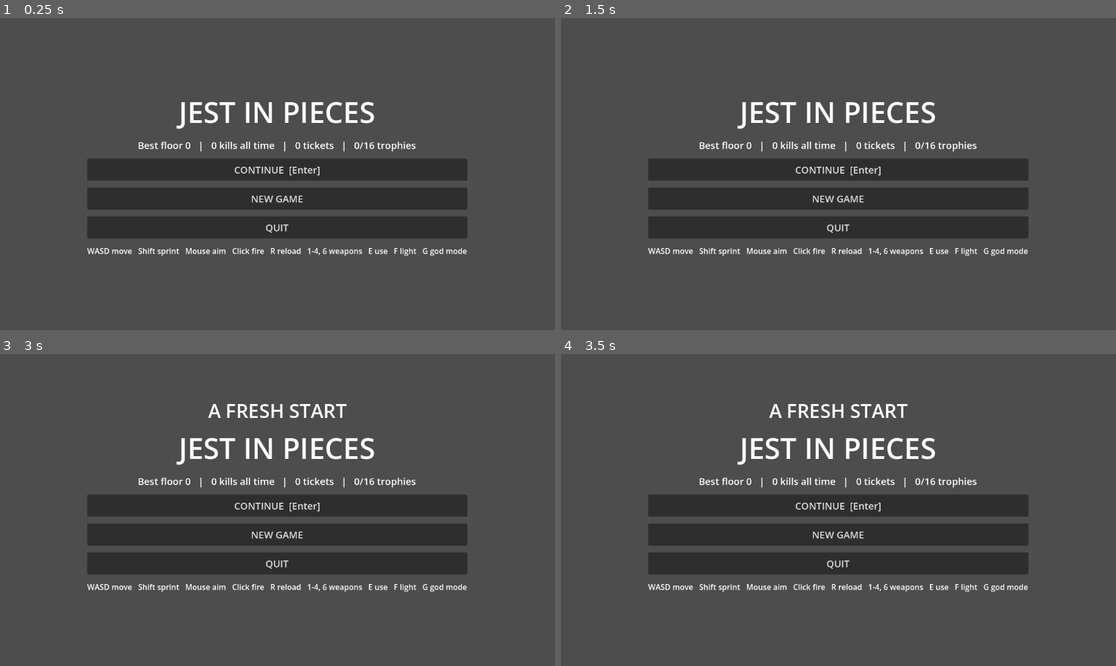
Above: before the commit, frames 1-4 (two rows, left to right).
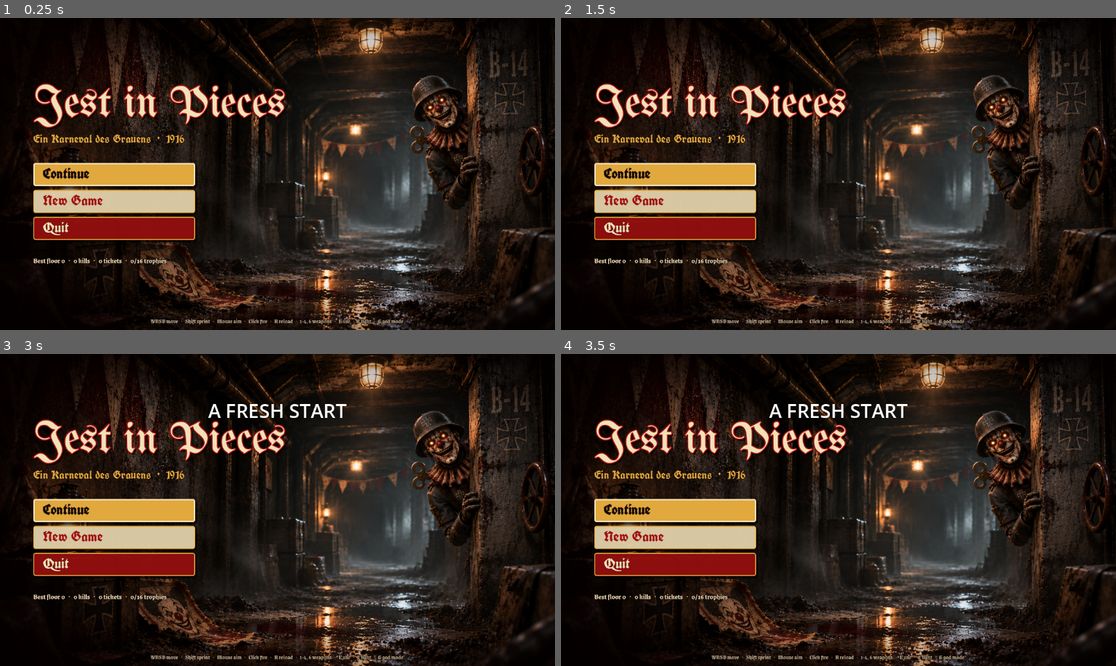
Above: after the commit, the same moments.

Repository: Accof/Jest-In-Pieces
Game: Godot game, scene res://scenes/game.tscn
Same seed, same stepped clock (60 frames per second), same inputs: the game is played once before the commit and once after it.
Inputs:
- Up to frame 1 (0.25 s): no input
- Up to frame 2 (1.5 s): click "NEW GAME" (after the commit: "New Game") at 0.5 s; click "No [Esc]" at 1.25 s
- Up to frame 3 (3 s): click "NEW GAME" (after the commit: "New Game") at 2 s; click "Yes, wipe it all" at 2.75 s
- Up to frame 4 (3.5 s): no input

The runs differ from the first frame. In frame 1, 93% of the frame differs, in the area x 0-100%, y 0-100%; in frame 2, 93%; in frame 3, 93%; in frame 4, 93%.

Commit message:
Title screen: crossfading splash paintings, Fraktur menu in carnival colours
- MainMenu (scripts/ui/main_menu.gd): Andrew's two splash images
  (art/ui/menu) fade into each other every 7 s with a slow push-in, under a
  vignette darkened on the left. Title "Jest in Pieces" in UnifrakturMaguntia,
  cream with a circus-red outline; "Ein Karneval des Grauens · 1916" in gold;
  Continue / New Game / Quit in UnifrakturCook on buttons alternating red and
  cream like bunting, gold-edged, gold when hovered or focused; small print
  in Grenze Gotisch. Fonts are OFL (licences in art/ui/fonts).
- game.gd builds it and opens it from _show_menu, closes it on leaving.
- Dev scene look_menu films it.

Co-Authored-By: Claude Opus 5.5 <noreply@anthropic.com>
Claude-Session: https://claude.ai/code/session_01G887uisKmon25i3LWazTe9

Diff:
--- /dev/null
+++ b/scenes/look_menu.tscn
@@ -0,0 +1,4 @@
+[gd_scene load_steps=2 format=3]
+[ext_resource type="Script" path="res://scripts/dev/look_menu.gd" id="1"]
+[node name="Look" type="Node"]
+script = ExtResource("1")
--- /dev/null
+++ b/scripts/dev/look_menu.gd
@@ -0,0 +1,27 @@
+extends Node
+## Dev: the title screen, filmed: /tmp/k/menu_*.png (needs a window).
+func _ready() -> void:
+	Engine.set_meta(&"test_save", true)
+	var game: Node = load("res://scenes/game.tscn").instantiate()
+	add_child(game)
+	for i in 10:
+		await get_tree().process_frame
+	var mm: MainMenu = game.main_menu
+	print("menu visible %s, buttons %d, state %d" % [mm.visible, mm.buttons.size(), game.state])
+	mm.hold_seconds = 1.0
+	mm.fade_seconds = 1.0
+	var t := 0.0
+	var k := 0
+	while k < 6:
+		await get_tree().process_frame
+		t += get_process_delta_time()
+		if t > 0.5 * k:
+			get_viewport().get_texture().get_image().save_png("/tmp/k/menu_%d.png" % k)
+			k += 1
+	print("fades %d, now showing %d" % [mm.fades, mm.current])
+	# hover the second button
+	mm.buttons[1].grab_focus()
+	await get_tree().process_frame
+	await get_tree().process_frame
+	get_viewport().get_texture().get_image().save_png("/tmp/k/menu_focus.png")
+	get_tree().quit()
--- a/scripts/game/game.gd
+++ b/scripts/game/game.gd
@@ -63,6 +63,7 @@
 var _exit: Node3D
 var _exit_light: OmniLight3D
 var _ui: CanvasLayer
+var main_menu: MainMenu
 var _hud: Label
 var _health_bar: ProgressBar
 var _banner: Label
@@ -681,6 +682,9 @@
 
 # --- interface ------------------------------------------------------------------
 func _build_ui() -> void:
+	main_menu = MainMenu.new()
+	main_menu.name = "MainMenu"
+	add_child(main_menu)
 	_ui = CanvasLayer.new()
 	_ui.layer = 5
 	add_child(_ui)
@@ -720,6 +724,8 @@
 	Input.mouse_mode = Input.MOUSE_MODE_CAPTURED if s in [State.PLAYING, State.BASE] else Input.MOUSE_MODE_VISIBLE
 	for n in _panel.get_children():
 		n.queue_free()
+	if s != State.MENU and main_menu:
+		main_menu.close()
 	_hud.visible = s in [State.PLAYING, State.UPGRADE, State.BASE]
 	_health_bar.visible = _hud.visible
 	match s:
@@ -745,12 +751,9 @@
 	if is_instance_valid(player):
 		player.queue_free()
 	_set_state(State.MENU)
-	_title("JEST IN PIECES", 60)
-	_title("Best floor %d   |   %d kills all time   |   %d tickets   |   %d/%d trophies" % [int(save.best_floor), int(save.total_kills), int(save.tickets), (save.get("trophies", []) as Array).size(), Records.TROPHIES.size()], 20)
-	_button("CONTINUE  [Enter]", go_base)
-	_button("NEW GAME", new_game)
-	_button("QUIT", get_tree().quit)
-	_title("WASD move   Shift sprint   Mouse aim   Click fire   R reload   1-4, 6 weapons   E use   F light   G god mode", 16)
+	main_menu.open([["Continue", go_base], ["New Game", new_game], ["Quit", get_tree().quit]],
+		"Best floor %d   ·   %d kills   ·   %d tickets   ·   %d/%d trophies" % [int(save.best_floor), int(save.total_kills), int(save.tickets), (save.get("trophies", []) as Array).size(), Records.TROPHIES.size()],
+		"WASD move   ·   Shift sprint   ·   Mouse aim   ·   Click fire   ·   R reload   ·   1-4, 6 weapons   ·   E use   ·   F light   ·   G god mode")
 
 
 func _title(text: String, size: int) -> void:
--- /dev/null
+++ b/scripts/ui/main_menu.gd
@@ -0,0 +1,226 @@
+class_name MainMenu
+extends CanvasLayer
+## The title screen: the two splash paintings (the Klappersoldat peering
+## round a bunker corner; the clown mask in the trench mud with the burning
+## fair beyond) drifting slowly and fading one into the other, under a
+## vignette; the title and the menu in German blackletter (Fraktur) in
+## fairground colours: cream and gold on circus red, the buttons alternating
+## red and cream like the bunting.
+##
+## Fonts: UnifrakturMaguntia (title), UnifrakturCook (menu), Grenze Gotisch
+## (small print); all SIL Open Font License (art/ui/fonts/OFL-*.txt).
+
+const SPLASHES := ["res://art/ui/menu/menu_bunker.png", "res://art/ui/menu/menu_trench.png"]
+const TITLE_FONT := "res://art/ui/fonts/UnifrakturMaguntia.ttf"
+const MENU_FONT := "res://art/ui/fonts/UnifrakturCook-Bold.ttf"
+const SMALL_FONT := "res://art/ui/fonts/GrenzeGotisch-Bold.ttf"
+
+const RED := Color(0.62, 0.06, 0.06)
+const DARK_RED := Color(0.32, 0.02, 0.03)
+const CREAM := Color(0.95, 0.88, 0.72)
+const GOLD := Color(0.88, 0.66, 0.24)
+const INK := Color(0.08, 0.03, 0.03)
+
+## Seconds each painting is shown, and how long the fade between them takes.
+@export var hold_seconds := 7.0
+@export var fade_seconds := 2.5
+## How far each painting slowly pushes in while it is up.
+@export var drift_zoom := 0.06
+
+var current := 0                     ## which painting is up (tests)
+var fades := 0                       ## how many fades so far (tests)
+var buttons: Array[Button] = []
+
+var _pics: Array[TextureRect] = []
+var _t := 0.0
+var _fading := false
+var _menu: Control
+
+
+func _ready() -> void:
+	layer = 4
+	process_mode = Node.PROCESS_MODE_ALWAYS
+	var root := Control.new()
+	root.set_anchors_and_offsets_preset(Control.PRESET_FULL_RECT)
+	root.mouse_filter = Control.MOUSE_FILTER_IGNORE
+	add_child(root)
+	var black := ColorRect.new()
+	black.color = Color.BLACK
+	black.set_anchors_and_offsets_preset(Control.PRESET_FULL_RECT)
+	black.mouse_filter = Control.MOUSE_FILTER_IGNORE
+	root.add_child(black)
+	for i in SPLASHES.size():
+		var tr := TextureRect.new()
+		tr.texture = load(SPLASHES[i])
+		tr.expand_mode = TextureRect.EXPAND_IGNORE_SIZE
+		tr.stretch_mode = TextureRect.STRETCH_KEEP_ASPECT_COVERED
+		tr.set_anchors_and_offsets_preset(Control.PRESET_FULL_RECT)
+		tr.mouse_filter = Control.MOUSE_FILTER_IGNORE
+		tr.modulate.a = 1.0 if i == 0 else 0.0
+		root.add_child(tr)
+		_pics.append(tr)
+	# darken the left, where the menu sits, and the edges
+	var shade := TextureRect.new()
+	shade.texture = _vignette()
+	shade.expand_mode = TextureRect.EXPAND_IGNORE_SIZE
+	shade.stretch_mode = TextureRect.STRETCH_SCALE
+	shade.set_anchors_and_offsets_preset(Control.PRESET_FULL_RECT)
+	shade.mouse_filter = Control.MOUSE_FILTER_IGNORE
+	root.add_child(shade)
+	_menu = Control.new()
+	_menu.set_anchors_and_offsets_preset(Control.PRESET_FULL_RECT)
+	_menu.mouse_filter = Control.MOUSE_FILTER_IGNORE
+	root.add_child(_menu)
+	visible = false
+	set_process(false)
+
+
+## Show the title screen with these menu entries ([text, Callable] pairs) and
+## a line of small print (records) under the title.
+func open(entries: Array, small_print: String, help: String) -> void:
+	visible = true
+	set_process(true)
+	for n in _menu.get_children():
+		n.queue_free()
+	buttons.clear()
+	var u := maxf(get_viewport().get_visible_rect().size.y / 1080.0, 0.45)
+	var col := VBoxContainer.new()
+	col.anchor_left = 0.06
+	col.anchor_right = 0.06
+	col.anchor_top = 0.5
+	col.anchor_bottom = 0.5
+	col.grow_vertical = Control.GROW_DIRECTION_BOTH
+	col.add_theme_constant_override("separation", int(14 * u))
+	_menu.add_child(col)
+	var title := _label("Jest in Pieces", TITLE_FONT, 150 * u, CREAM, RED, 16 * u)
+	title.add_theme_color_override("font_shadow_color", Color(0, 0, 0, 0.85))
+	title.add_theme_constant_override("shadow_offset_x", int(6 * u))
+	title.add_theme_constant_override("shadow_offset_y", int(8 * u))
+	col.add_child(title)
+	var sub := _label("Ein Karneval des Grauens  ·  1916", MENU_FONT, 40 * u, GOLD, INK, 8 * u)
+	col.add_child(sub)
+	var gap := Control.new()
+	gap.custom_minimum_size.y = 30 * u
+	col.add_child(gap)
+	for i in entries.size():
+		var b := _button(String(entries[i][0]), i, u)
+		b.pressed.connect(entries[i][1])
+		col.add_child(b)
+		buttons.append(b)
+	var gap2 := Control.new()
+	gap2.custom_minimum_size.y = 24 * u
+	col.add_child(gap2)
+	col.add_child(_label(small_print, SMALL_FONT, 26 * u, CREAM, INK, 6 * u))
+	var hint := _label(help, SMALL_FONT, 20 * u, Color(CREAM, 0.75), INK, 5 * u)
+	hint.anchor_left = 0.0
+	hint.anchor_right = 1.0
+	hint.anchor_top = 1.0
+	hint.anchor_bottom = 1.0
+	hint.offset_top = -46 * u
+	hint.horizontal_alignment = HORIZONTAL_ALIGNMENT_CENTER
+	_menu.add_child(hint)
+	if not buttons.is_empty():
+		buttons[0].grab_focus()
+
+
+func close() -> void:
+	visible = false
+	set_process(false)
+
+
+func _process(d: float) -> void:
+	_t += d
+	var n := _pics.size()
+	# the one that is up pushes in slowly; the next one waits zoomed out
+	for i in n:
+		var p := _pics[i]
+		p.pivot_offset = p.size * 0.5
+		var age := _t if i == current else 0.0
+		p.scale = Vector2.ONE * (1.0 + drift_zoom * clampf(age / (hold_seconds + fade_seconds), 0.0, 1.0))
+	if not _fading and _t >= hold_seconds and n > 1:
+		_fading = true
+		var nxt := (current + 1) % n
+		_pics[nxt].scale = Vector2.ONE
+		var tw := create_tween()
+		tw.tween_property(_pics[nxt], "modulate:a", 1.0, fade_seconds).set_trans(Tween.TRANS_SINE).set_ease(Tween.EASE_IN_OUT)
+		tw.parallel().tween_property(_pics[current], "modulate:a", 0.0, fade_seconds).set_trans(Tween.TRANS_SINE).set_ease(Tween.EASE_IN_OUT)
+		tw.tween_callback(func() -> void:
+			current = nxt
+			fades += 1
+			_t = 0.0
+			_fading = false)
+
+
+func _label(text: String, font: String, size: float, col: Color, outline: Color, outline_px: float) -> Label:
+	var l := Label.new()
+	l.text = text
+	l.add_theme_font_override("font", load(font))
+	l.add_theme_font_size_override("font_size", int(size))
+	l.add_theme_color_override("font_color", col)
+	l.add_theme_color_override("font_outline_color", outline)
+	l.add_theme_constant_override("outline_size", int(outline_px))
+	l.mouse_filter = Control.MOUSE_FILTER_IGNORE
+	return l
+
+
+## A fairground button: red with cream lettering or cream with red, turn
+## about like the bunting, edged in gold; gold when you are on it.
+func _button(text: String, i: int, u: float) -> Button:
+	var b := Button.new()
+	b.text = text
+	b.alignment = HORIZONTAL_ALIGNMENT_LEFT
+	b.custom_minimum_size = Vector2(560, 74) * u
+	b.size_flags_horizontal = Control.SIZE_SHRINK_BEGIN
+	b.add_theme_font_override("font", load(MENU_FONT))
+	b.add_theme_font_size_override("font_size", int(50 * u))
+	var red := i % 2 == 0
+	var face := RED if red else CREAM
+	var ink := CREAM if red else RED
+	b.add_theme_color_override("font_color", ink)
+	b.add_theme_color_override("font_focus_color", INK)
+	b.add_theme_color_override("font_hover_pressed_color", CREAM)
+	b.add_theme_color_override("font_hover_color", INK)
+	b.add_theme_color_override("font_pressed_color", CREAM)
+	b.add_theme_color_override("font_outline_color", Color(INK, 0.6) if red else Color(CREAM, 0.0))
+	b.add_theme_constant_override("outline_size", int(4 * u) if red else 0)
+	b.add_theme_stylebox_override("normal", _box(Color(face, 0.88), GOLD, u, false))
+	b.add_theme_stylebox_override("focus", _box(GOLD, CREAM, u, true))
+	b.add_theme_stylebox_override("hover", _box(GOLD, CREAM, u, false))
+	b.add_theme_stylebox_override("pressed", _box(DARK_RED, GOLD, u, false))
+	b.mouse_entered.connect(func() -> void: b.grab_focus())
+	return b
+
+
+func _box(bg: Color, edge: Color, u: float, focus: bool) -> StyleBoxFlat:
+	var s := StyleBoxFlat.new()
+	s.bg_color = bg
+	s.border_color = edge
+	s.set_border_width_all(int((4 if focus else 3) * u) + 1)
+	s.set_corner_radius_all(int(8 * u))
+	s.content_margin_left = 34 * u
+	s.content_margin_right = 34 * u
+	s.content_margin_top = 4 * u
+	s.content_margin_bottom = 8 * u
+	if not focus:
+		s.shadow_color = Color(0, 0, 0, 0.55)
+		s.shadow_size = int(8 * u)
+		s.shadow_offset = Vector2(4, 6) * u
+	return s
+
+
+## Dark on the left (under the menu) and round the edges, clear on the right.
+static func _vignette() -> ImageTexture:
+	var w := 256
+	var h := 144
+	var img := Image.create(w, h, false, Image.FORMAT_RGBA8)
+	for y in h:
+		for x in w:
+			var u := float(x) / (w - 1)
+			var v := float(y) / (h - 1)
+			var left := clampf(1.0 - u / 0.55, 0.0, 1.0)
+			left = left * left * 0.78
+			var ex := (u - 0.5) * 2.0
+			var ey := (v - 0.5) * 2.0
+			var edge := clampf((ex * ex * 0.5 + ey * ey) - 0.45, 0.0, 1.0) * 0.6
+			img.set_pixel(x, y, Color(0.02, 0.0, 0.0, clampf(left + edge, 0.0, 0.92)))
+	return ImageTexture.create_from_image(img)
Binary file added: art/ui/fonts/GrenzeGotisch-Bold.ttf
Not shown, added: art/ui/fonts/GrenzeGotisch-Bold.ttf.import
Not shown, added: art/ui/fonts/OFL-GrenzeGotisch.txt
Not shown, added: art/ui/fonts/OFL-UnifrakturCook.txt
Not shown, added: art/ui/fonts/OFL-UnifrakturMaguntia.txt
Binary file added: art/ui/fonts/UnifrakturCook-Bold.ttf
Not shown, added: art/ui/fonts/UnifrakturCook-Bold.ttf.import
Binary file added: art/ui/fonts/UnifrakturMaguntia.ttf
Not shown, added: art/ui/fonts/UnifrakturMaguntia.ttf.import
Binary file added: art/ui/menu/menu_bunker.png
Not shown, added: art/ui/menu/menu_bunker.png.import
Binary file added: art/ui/menu/menu_trench.png
(and 3 more such lines)
